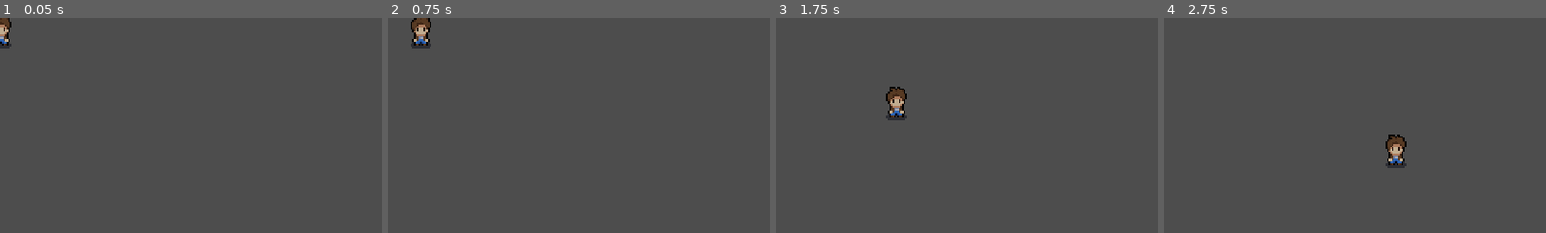
Above: before the commit, frames 1-4 (left to right).
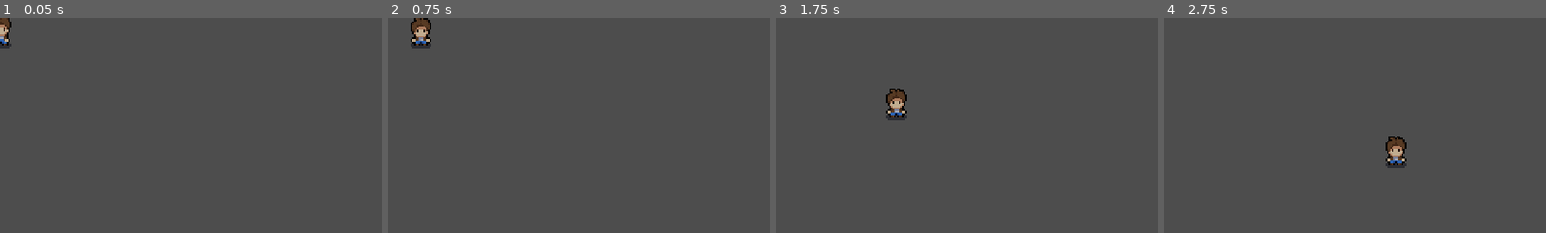
Above: after the commit, the same moments.

Repository: breadsk/curso
Game: Godot game, scene res://Player/player.tscn
The game is run twice, just before and just after one commit, with the same random seed, the same clock (stepped at 60 frames per second) and the same inputs.
Inputs:
- Up to frame 1 (0.05 s): no input
- Up to frame 2 (0.75 s): hold D (right) from 0.53 s (still down)
- Up to frame 3 (1.75 s): release D (right) at 1.28 s; hold S (down) from 1.28 s (still down)
- Up to frame 4 (2.75 s): release S (down) at 2.03 s; hold D (right) from 2.03 s (still down)
The pictures show only the part of the screen within x 0-50%, y 0-50%; the shares and areas given below are measured in that part.

Frame 1 is identical in both runs. In frame 2, 0.2% of the frame differs, in the area x 6-12%, y 0-12%; in frame 3, 0.3%, in the area x 28-35%, y 32-46%; in frame 4, 0.3%.

Commit message:
AnimationPlayer arreglado

Diff:
--- a/Player/player.tscn
+++ b/Player/player.tscn
@@ -5,6 +5,21 @@
 
 [sub_resource type="RectangleShape2D" id="RectangleShape2D_si05f"]
 size = Vector2(13, 14)
+
+[sub_resource type="Animation" id="Animation_gj05i"]
+loop_mode = 1
+tracks/0/type = "value"
+tracks/0/imported = false
+tracks/0/enabled = true
+tracks/0/path = NodePath("Player:frame_coords")
+tracks/0/interp = 1
+tracks/0/loop_wrap = true
+tracks/0/keys = {
+"times": PackedFloat32Array(0, 0.166667, 0.333333, 0.533333, 0.733333, 0.933333),
+"transitions": PackedFloat32Array(1, 1, 1, 1, 1, 1),
+"update": 1,
+"values": [Vector2i(0, 0), Vector2i(1, 0), Vector2i(2, 0), Vector2i(3, 0), Vector2i(4, 0), Vector2i(5, 0)]
+}
 
 [sub_resource type="Animation" id="Animation_exwsr"]
 resource_name = "walkD"
@@ -22,21 +37,6 @@
 "transitions": PackedFloat32Array(1, 1, 1, 1, 1, 1),
 "update": 1,
 "values": [Vector2i(0, 3), Vector2i(1, 3), Vector2i(2, 3), Vector2i(3, 3), Vector2i(4, 3), Vector2i(5, 3)]
-}
-
-[sub_resource type="Animation" id="Animation_gj05i"]
-length = 0.001
-tracks/0/type = "value"
-tracks/0/imported = false
-tracks/0/enabled = true
-tracks/0/path = NodePath("Player:frame_coords")
-tracks/0/interp = 1
-tracks/0/loop_wrap = true
-tracks/0/keys = {
-"times": PackedFloat32Array(0),
-"transitions": PackedFloat32Array(1),
-"update": 1,
-"values": [Vector2i(0, 0)]
 }
 
 [sub_resource type="Animation" id="Animation_7asfy"]
@@ -99,3 +99,4 @@
 libraries = {
 "": SubResource("AnimationLibrary_xkbtj")
 }
+autoplay = "RESET"
